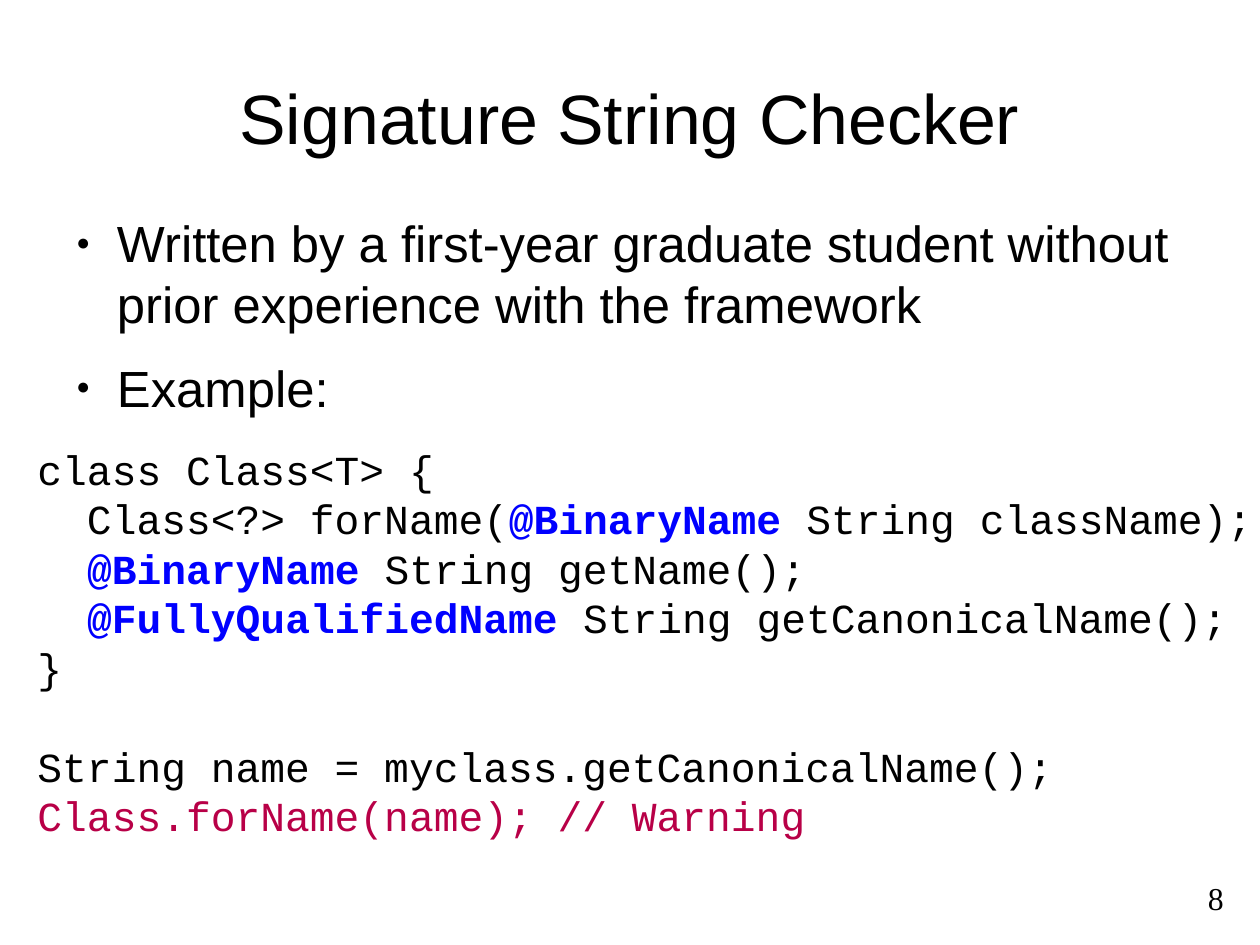
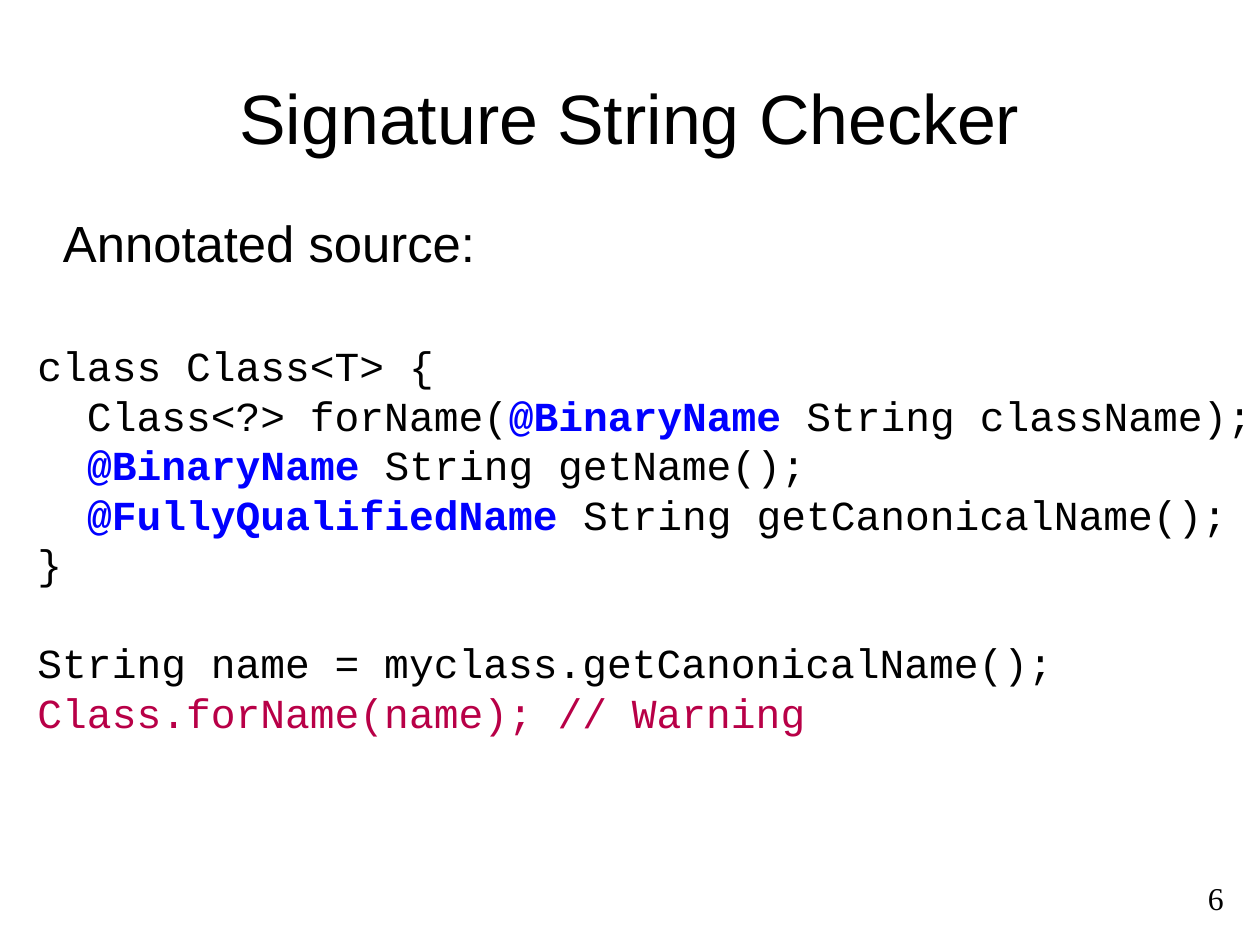
Before and after one commit to reprogrammer/checker-framework, a slide deck: slide 6 of demos/2011-OSBridge/usage.odp (slide 8 before the commit). Drawn at 1260x945 pixels with LibreOffice and Linux fonts; fonts in the diff are those of the drawing. Boxes give left, top, right and bottom in pixels: in the first picture for what was removed or moved away, otherwise in the second. Text is boxed around its words. In the diff, an @@ line names an element or a change of style, - is before the commit and + after.

```diff
--- a/demos/2011-OSBridge/usage.odp
+++ b/demos/2011-OSBridge/usage.odp
@@ text at [63, 225, 476, 263]: text changed @@
-● Written by a first-year graduate student without prior experience with the framework
-● Example:
+Annotated source:
@@ text "class Class<T> {": place and size @@
-text "class Class<T> {" at [37, 455, 1252, 840]
+text "class Class<T> {" at [37, 352, 1252, 737]
@@ page number at [1208, 889, 1224, 911]: text changed @@
-8
+6
```
Also in this commit, not shown: 3 other slides changed, 1 slide added, 2 slides removed, 2 other files.
